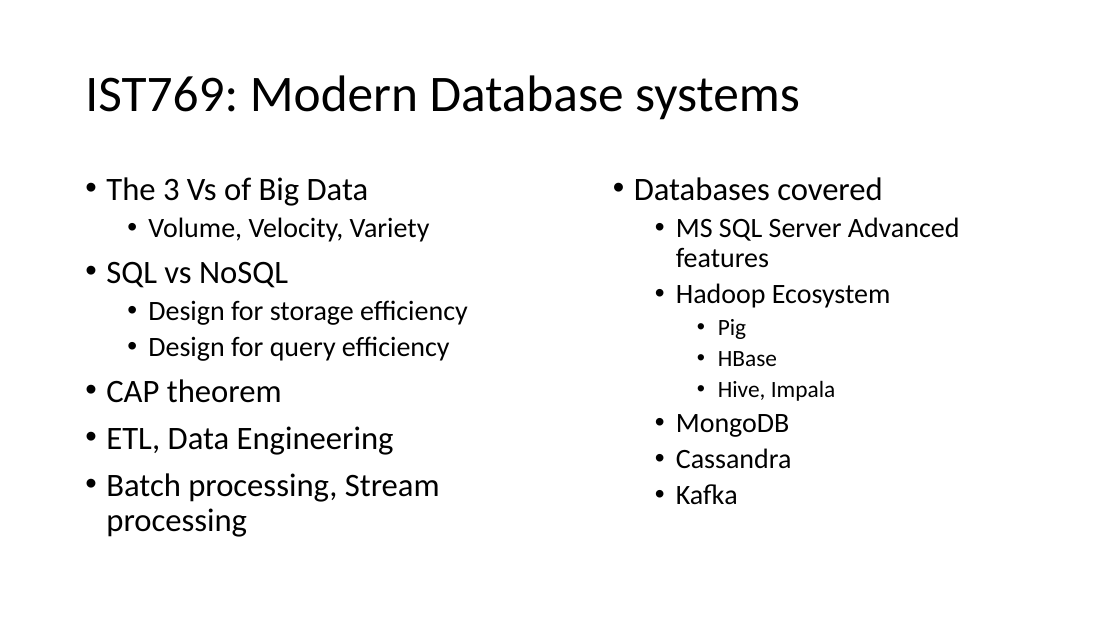
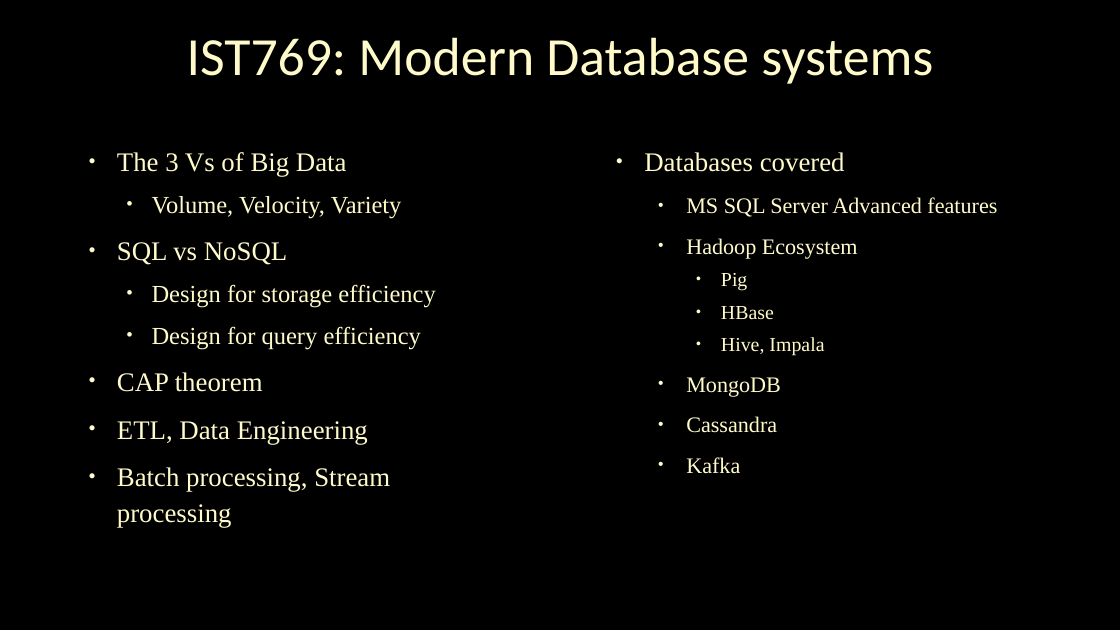
Before and after one commit to srihari-busam/MS-ADS-Portfolio, a slide deck: slide 14 of MS ADS.pptx. Drawn at 1120x630 pixels with LibreOffice and Linux fonts; fonts in the diff are those of the drawing; background and template pictures are left out. Boxes give left, top, right and bottom in pixels: in the first picture for what was removed or moved away, otherwise in the second. Text is boxed around its words. In the diff, an @@ line names an element or a change of style, - is before the commit and + after.

```diff
--- a/MS ADS.pptx
+++ b/MS ADS.pptx
@@ background #FFFFFF to picture (left out) @@
@@ title "IST769: Modern Database systems": place and size @@
-title "IST769: Modern Database systems" at (85,75,800,120)
+title "IST769: Modern Database systems" at (187,37,933,84)
@@ title "IST769: Modern Database systems" at (187,37,933,84): size 44 to 46 pt, text colour #000000 to #FEFAC9, letter outline none to #404040 0.75 pt; alignment left to centre @@
@@ text "The 3 Vs of Big ...": place and size @@
-text "The 3 Vs of Big ..." at (106,177,468,537)
+text "The 3 Vs of Big ..." at (117,152,435,527)
@@ text "The 3 Vs of Big ..." at (117,152,435,527): size 28 to 23 pt in "The 3 Vs of Big Data", "SQL vs NoSQL", "CAP theorem", "ETL, Data Engineering" and 1 more places; font Calibri to Times New Roman, text colour #000000 to #FEFAC9, letter outline none to #404040 0.75 pt; size 24 to 21 pt in "Volume, Velocity, Variety", "Design for storage efficiency", "Design for query efficiency"; indent changed; line spacing 0.9 to 1.1; line spacing 0.9 to 1; more space between paragraphs @@
@@ text "Databases covered": place and size @@
-text "Databases covered" at (634,177,960,505)
+text "Databases covered" at (644,152,997,474)
@@ text "Databases covered" at (644,152,997,474): size 28 to 23 pt in "Databases covered"; font Calibri to Times New Roman, text colour #000000 to #FEFAC9, letter outline none to #404040 0.75 pt; size 24 to 19 pt in "MS SQL Server Advanced features", "Hadoop Ecosystem", "MongoDB", "Cassandra" and 1 more places; size 20 to 17 pt in "Pig", "HBase", "Hive, Impala"; indent changed; line spacing 0.9 to 1.1; list level 2 to 3 in "MS SQL Server Advanced features"; list level 2 to 3 in "Hadoop Ecosystem"; more space between paragraphs; list level 2 to 3 in "MongoDB"; list level 2 to 3 in "Cassandra"; list level 2 to 3 in "Kafka" @@
```
Also in this commit, not shown: 16 other slides changed, 1 slide added, 1 slide removed, 1 other file.
